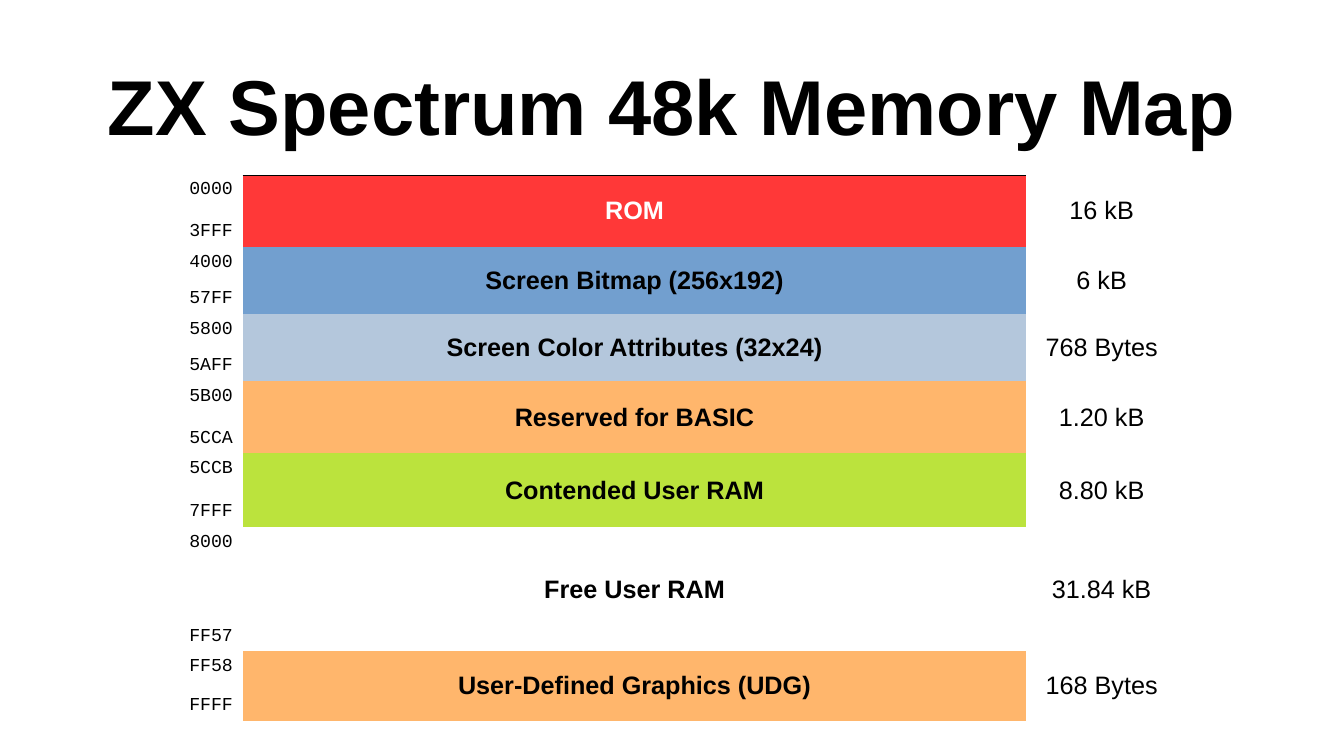
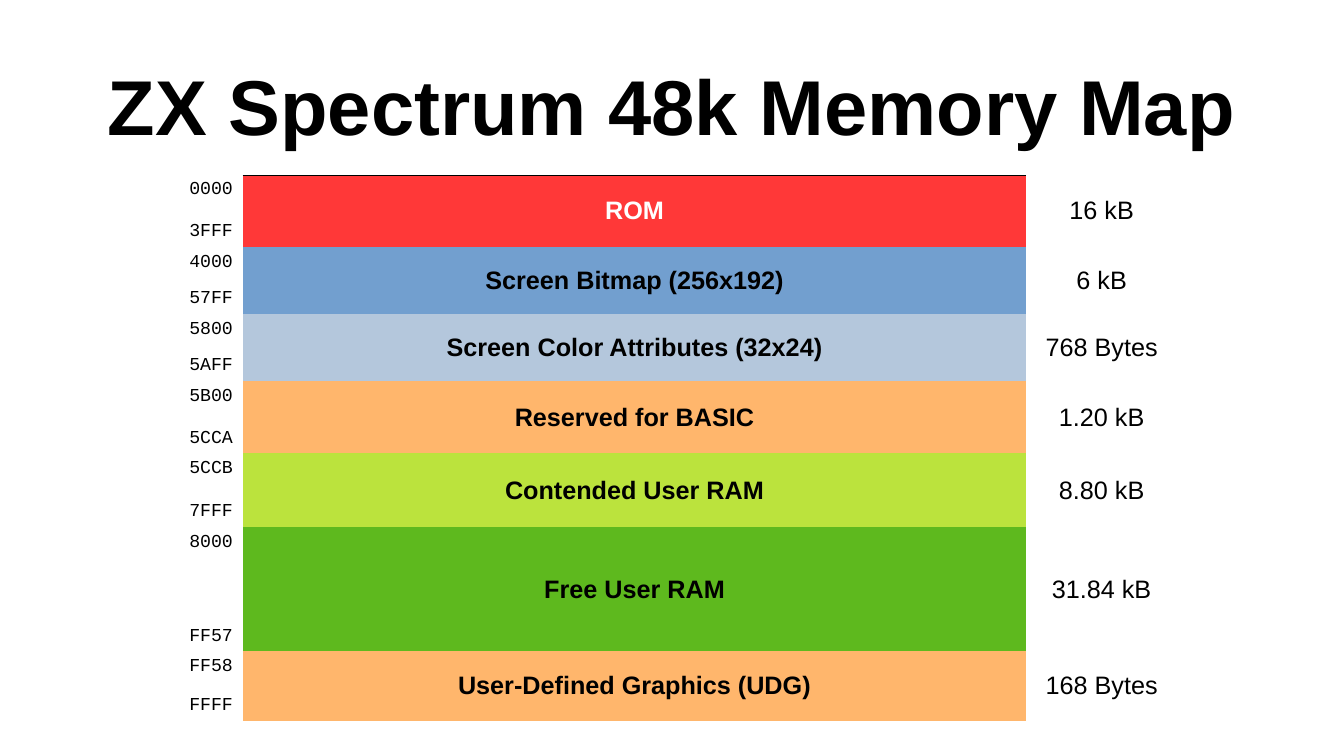
Before and after one commit to SlithyMatt/zxs-assembly-tutorial, a slide deck: slide 2 of Lesson10/Lesson10.odp. Drawn at 1344x756 pixels with LibreOffice and Linux fonts; fonts in the diff are those of the drawing. Boxes give left, top, right and bottom in pixels: in the first picture for what was removed or moved away, otherwise in the second. Text is boxed around its words. In the diff, an @@ line names an element or a change of style, - is before the commit and + after.

```diff
--- a/Lesson10/Lesson10.odp
+++ b/Lesson10/Lesson10.odp
@@ table at [160,174,1177,721] @@
@@ fill none to #FFFFFF in 21 cells @@
@@ fill none to #5EB91E in row 11, column 2 @@
```
Also in this commit, not shown: 6 other slides changed, 1 other file.
